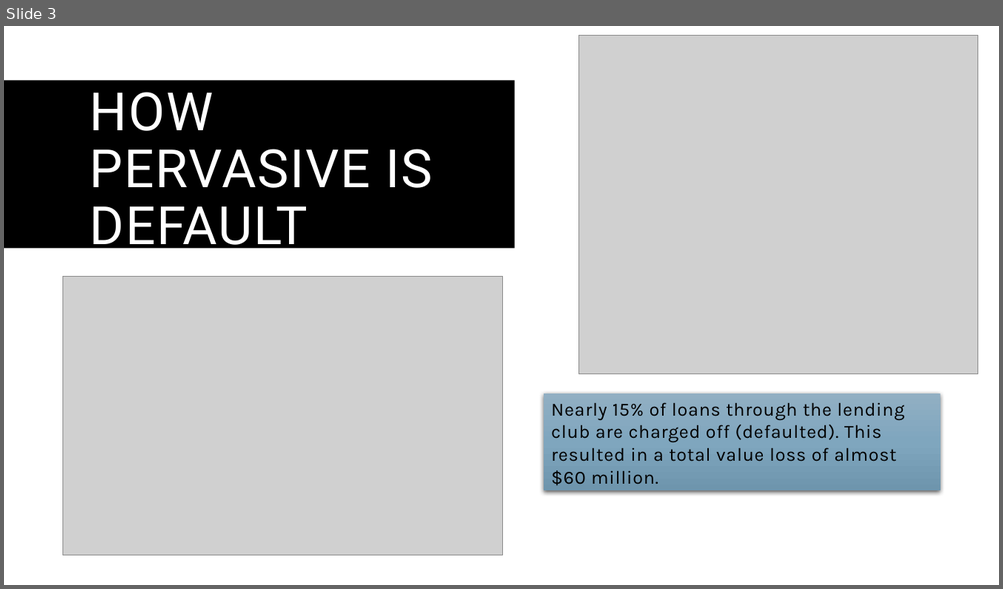
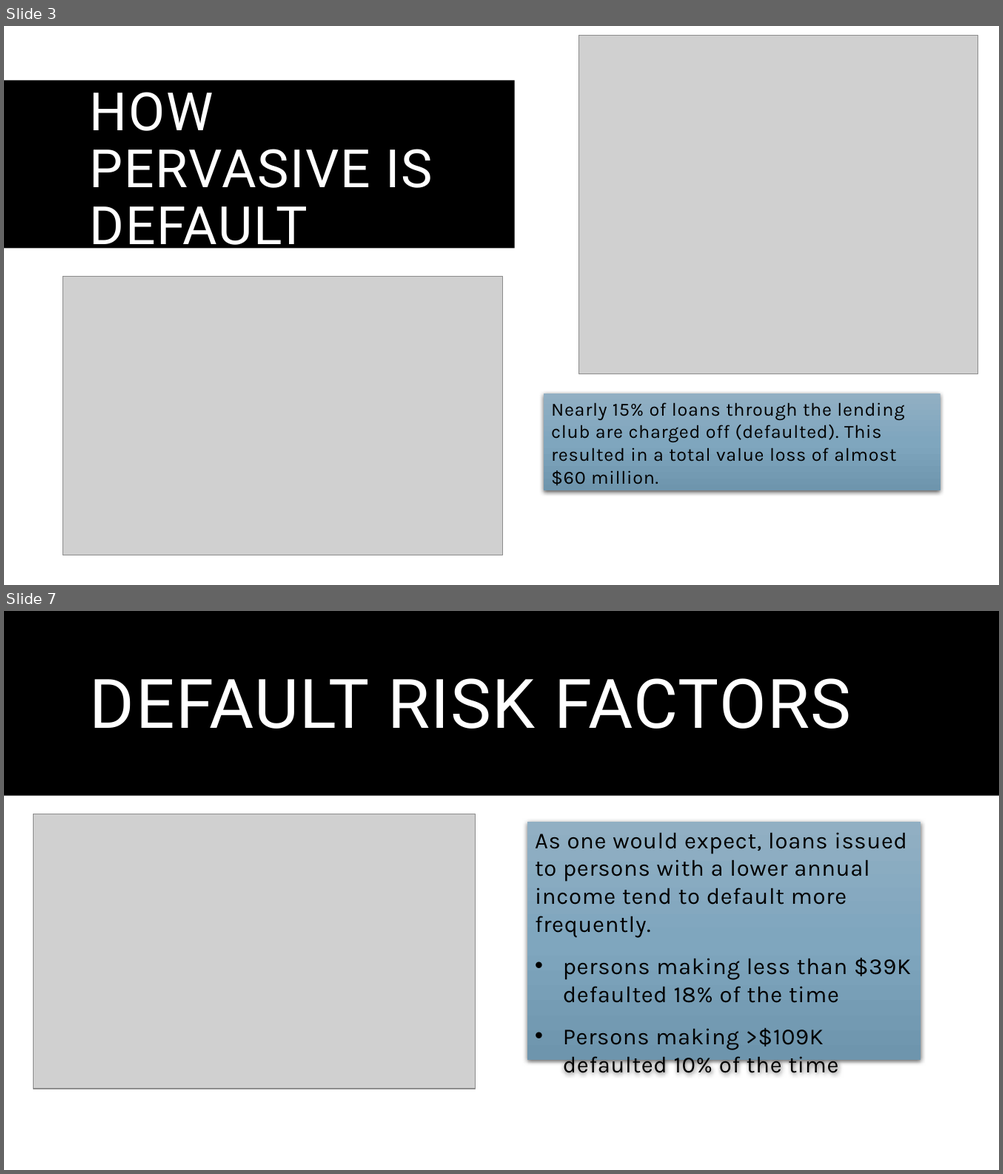
Before and after one commit to mickyals/lending_club_EDA, a slide deck: Lending Club Case Study.pptx. Shown one above the other, each under a label of ours: slide 3 before the commit, slides 3 and 7 after it; the slides between them are not shown. The pictures are 1003x589 and 1003x1174 pixels, drawn with LibreOffice and Linux fonts; fonts in the diff are those of the drawing; grey boxes stand for pictures. Boxes give left, top, right and bottom in pixels: in the first picture for what was removed or moved away, otherwise in the second. Text is boxed around its words. In the diff, an @@ line names an element or a change of style, - is before the commit and + after.

```diff
--- a/Lending Club Case Study.pptx
+++ b/Lending Club Case Study.pptx
@@ slide 7 added at [4, 611, 999, 1170], background #FFFFFF; not listed: 1 template element that a slide beside it also shows @@
@@ title added at [90, 678, 851, 729], 66 pt, text #FFFFFF @@
+DEFAULT RISK FACTORS
@@ picture added at [33, 815, 475, 1089] @@
@@ text added at [527, 822, 920, 1061], fill gradient #92B0C4 to #80A7BF to #6F95AD, 22.2 pt, text #000000 @@
+As one would expect, loans issued to persons with a lower annual income tend to default more frequently.
+• persons making less than $39K defaulted 18% of the time
+• Persons making >$109K defaulted 10% of the time
```
Also in this commit, not shown: 4 slides changed, 9 other slides added, 1 other file.
